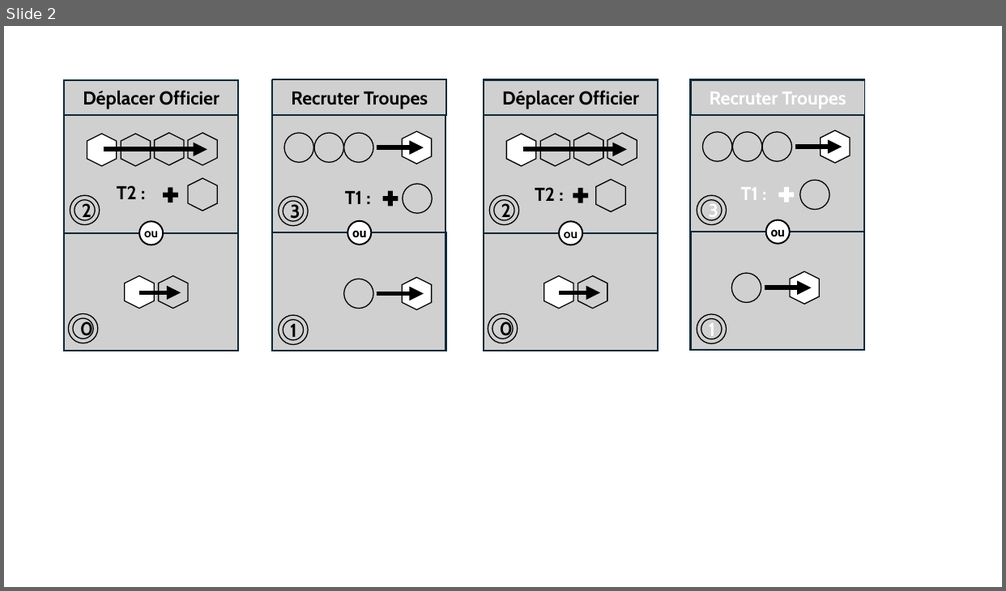
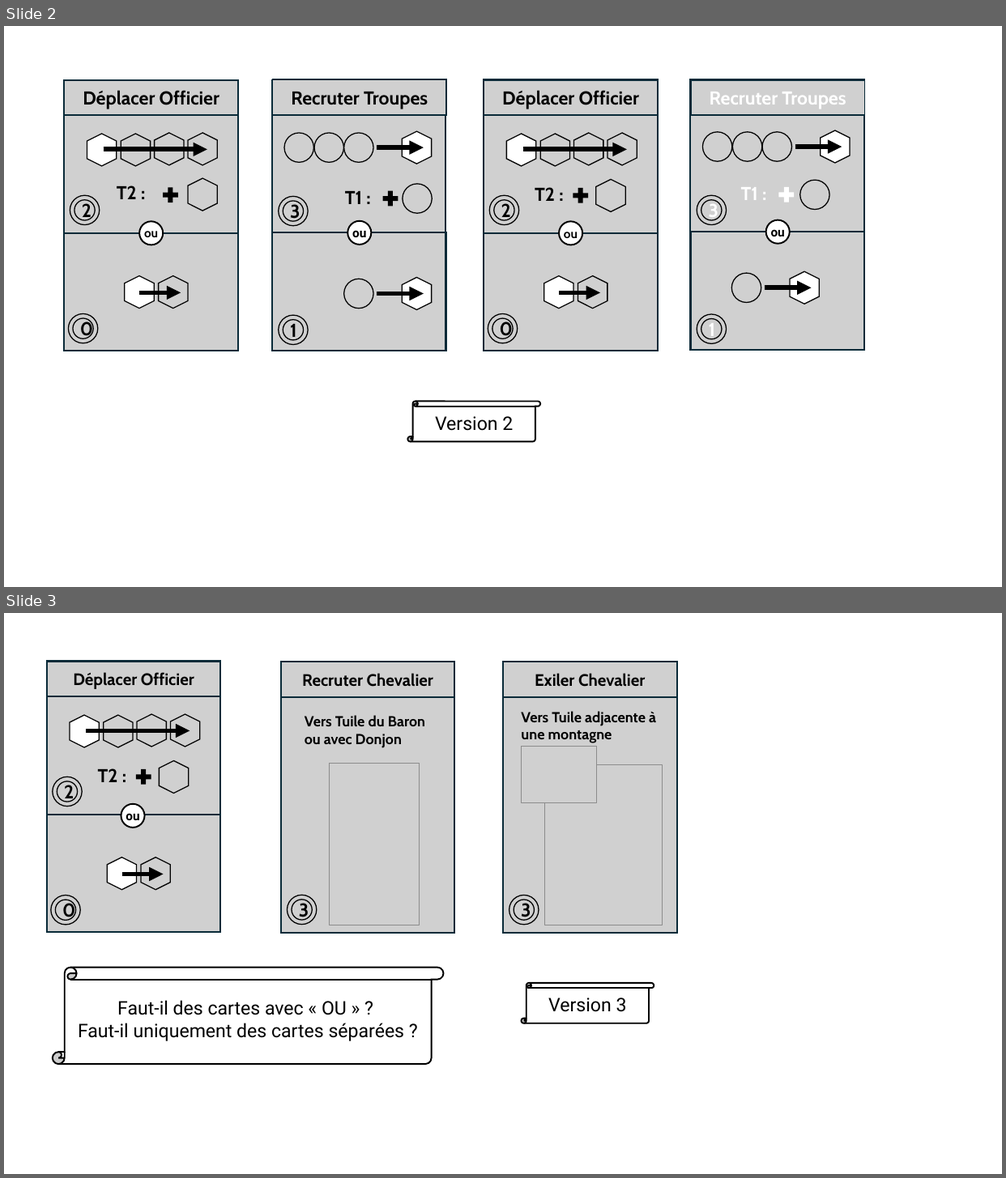
Before and after one commit to LucasBorboleta/Donjons-et-Barons, a slide deck: docs/cartes-a-jouer.pptx. Shown one above the other, each under a label of ours: slide 2 before the commit, slides 2 and 3 after it. The pictures are 1006x591 and 1006x1178 pixels, drawn with LibreOffice and Linux fonts; fonts in the diff are those of the drawing; grey boxes stand for pictures. Boxes give left, top, right and bottom in pixels: in the first picture for what was removed or moved away, otherwise in the second. Text is boxed around its words. In the diff, an @@ line names an element or a change of style, - is before the commit and + after.

Commit message:
Design des cartes à jouer, sans OU

```diff
--- a/docs/cartes-a-jouer.pptx
+++ b/docs/cartes-a-jouer.pptx
@@ slide 3 added at bbox=[4, 613, 1002, 1174], background #FFFFFF @@
@@ picture added at bbox=[47, 661, 220, 932] @@
@@ picture added at bbox=[47, 662, 220, 697], 16 pt, text #000000, bold @@
+Déplacer Officier
@@ picture added at bbox=[281, 662, 454, 933] @@
@@ picture added at bbox=[281, 662, 454, 697], 16 pt, text #000000, bold @@
+Recruter Chevalier
@@ picture added at bbox=[503, 662, 677, 934] @@
@@ picture added at bbox=[503, 662, 677, 697], 16 pt, text #000000, bold @@
+Exiler Chevalier
@@ hexagon added at bbox=[70, 715, 99, 747], fill #FFFFFF, outline #000000 1 pt @@
@@ arrow added from (86, 730) to (189, 730), #000000 4.5 pt @@
@@ picture added at bbox=[104, 715, 133, 747] @@
@@ picture added at bbox=[138, 714, 167, 747] @@
@@ picture added at bbox=[170, 714, 199, 747] @@
@@ text added at bbox=[305, 715, 425, 748], 14 pt, text #000000, bold @@
+Vers Tuile du Baron ou avec Donjon
@@ text added at bbox=[521, 711, 656, 743], 14 pt, text #000000, bold @@
+Vers Tuile adjacente à une montagne
@@ picture added at bbox=[522, 747, 597, 804] @@
@@ picture added at bbox=[53, 777, 82, 806], 18 pt, text #000000, bold @@
+2
@@ text added at bbox=[98, 769, 118, 782], 18 pt, text #000000, bold @@
+T2 :
@@ plus sign added at bbox=[134, 766, 155, 787], fill #000000 @@
@@ picture added at bbox=[159, 760, 188, 793] @@
@@ picture added at bbox=[330, 764, 420, 925] @@
@@ picture added at bbox=[545, 765, 663, 925] @@
@@ ellipse added at bbox=[121, 804, 144, 827], fill #FFFFFF, outline #000000 1.5 pt, 12 pt, text #000000, bold @@
+ou
@@ rectangle added at bbox=[47, 815, 220, 932], outline #092A39 1.5 pt @@
@@ hexagon added at bbox=[108, 858, 137, 890], fill #FFFFFF, outline #000000 1 pt @@
@@ arrow added from (122, 875) to (164, 875), #000000 4.5 pt @@
@@ picture added at bbox=[141, 858, 170, 890] @@
@@ picture added at bbox=[51, 895, 80, 924], 18 pt, text #000000, bold @@
+0
@@ picture added at bbox=[287, 895, 316, 924], 18 pt, text #000000, bold @@
+3
@@ picture added at bbox=[509, 895, 539, 924], 18 pt, text #000000, bold @@
+3
@@ vertical scroll added at bbox=[53, 968, 444, 1064], fill #FFFFFF, outline #000000 1.5 pt, 18 pt, text #000000 @@
+Faut-il des cartes avec « OU » ?
+Faut-il uniquement des cartes séparées ?
@@ vertical scroll added at bbox=[522, 983, 654, 1024], fill #FFFFFF, outline #000000 1.5 pt, 18 pt, text #000000 @@
+Version 3
@@ slide 2 changed as well @@
@@ vertical scroll added at bbox=[407, 402, 540, 442], fill #FFFFFF, outline #000000 1.5 pt, 18 pt, text #000000 @@
+Version 2
```
Also in this commit, not shown: 1 other slide changed, 5 other slides added, 1 other file.
